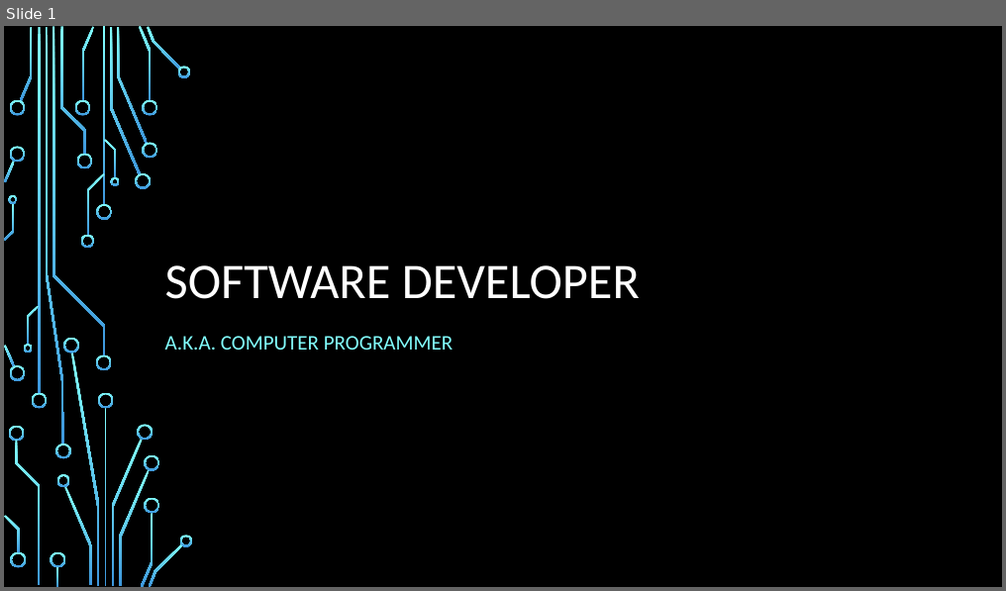
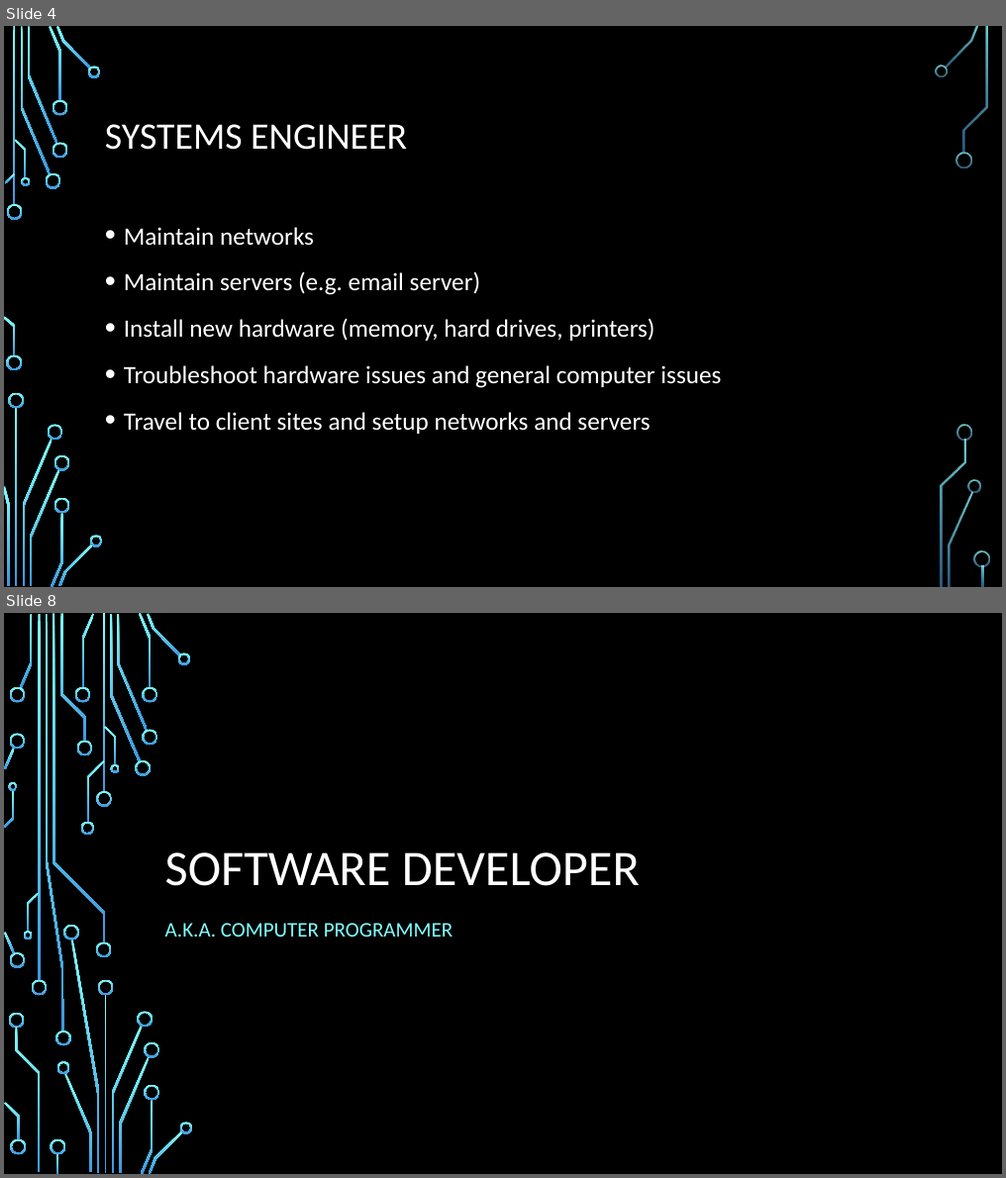
Before and after one commit to daviddcbud/TrainingApp, a slide deck: PowerPointSlids.pptx. Shown one above the other, each under a label of ours: slide 1 before the commit, slides 4 and 8 after it; the slides between them are not shown. The pictures are 1006x591 and 1006x1178 pixels, drawn with LibreOffice and Linux fonts; fonts in the diff are those of the drawing; background and template pictures are left out. Boxes give left, top, right and bottom in pixels: in the first picture for what was removed or moved away, otherwise in the second. Text is boxed around its words. In the diff, an @@ line names an element or a change of style, - is before the commit and + after.

```diff
--- a/PowerPointSlids.pptx
+++ b/PowerPointSlids.pptx
@@ slide 4 added at <box>4,26,1002,587</box>, background picture (left out) @@
@@ title added at <box>105,124,407,150</box>, 36 pt, text #FFFFFF @@
+SYSTEMS ENGINEER
@@ text added at <box>124,227,721,434</box>, 24 pt, text #FFFFFF @@
+• Maintain networks
+• Maintain servers (e.g. email server)
+• Install new hardware (memory, hard drives, printers)
+• Troubleshoot hardware issues and general computer issues
+• Travel to client sites and setup networks and servers
@@ group added at <box>4,26,990,587</box>: 33 freeform shapes, 3 rectangles @@
@@ what was slide 1 is now slide 8 @@
```
Also in this commit, not shown: 1 slide changed, 6 other slides added, 4 other files.
